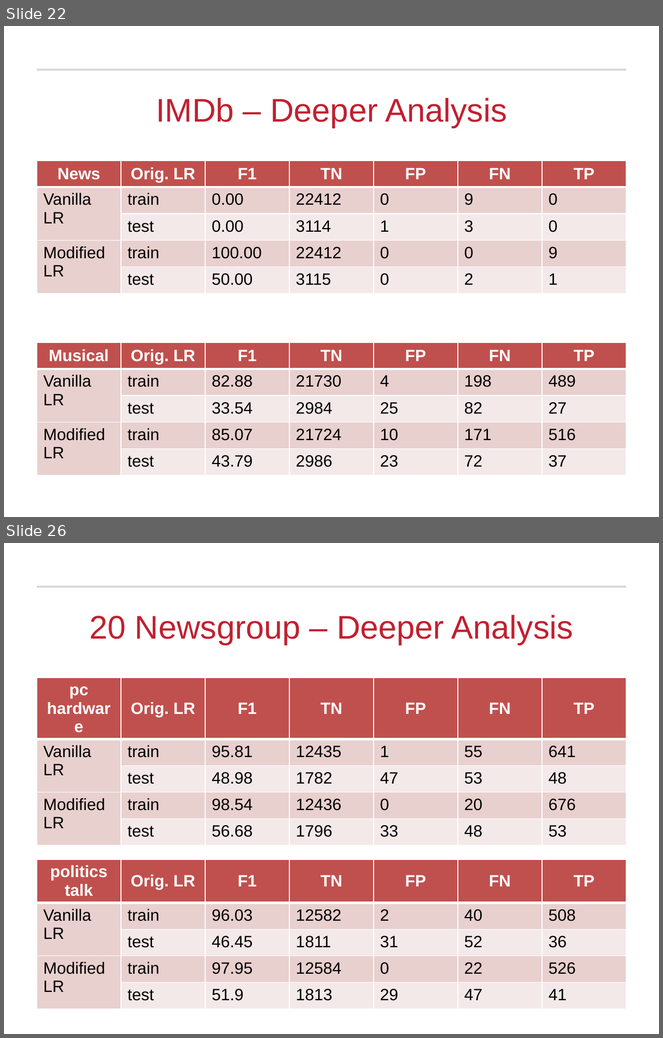
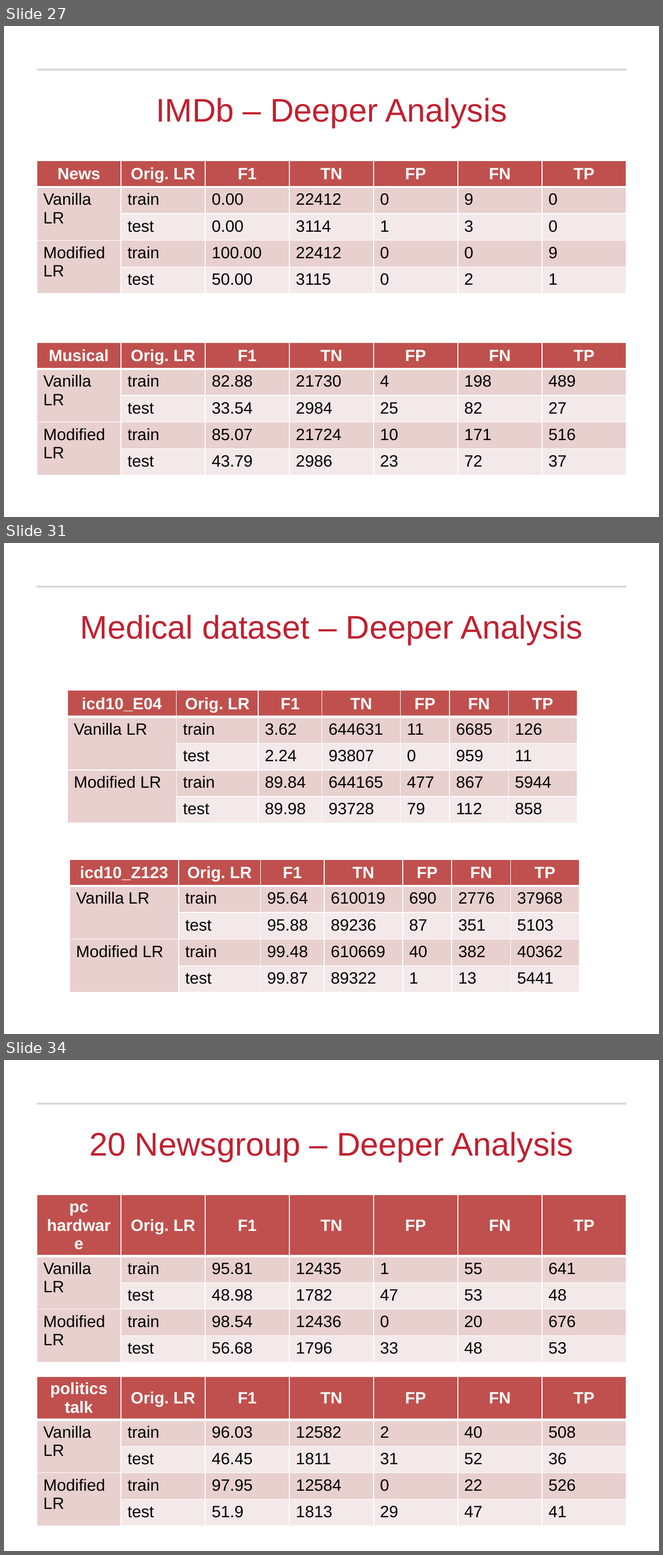
Before and after one commit to RamkishanPanthena/Thesis, a slide deck: defense.pptx. Shown one above the other, each under a label of ours: slides 22 and 26 before the commit, slides 27, 31 and 34 after it; the slides between them are not shown. The pictures are 663x1038 and 663x1555 pixels, drawn with LibreOffice and Linux fonts; fonts in the diff are those of the drawing; background and template pictures are left out. Boxes give left, top, right and bottom in pixels: in the first picture for what was removed or moved away, otherwise in the second. Text is boxed around its words. In the diff, an @@ line names an element or a change of style, - is before the commit and + after.

```diff
--- a/defense.pptx
+++ b/defense.pptx
@@ slide 31 added at (4,543,659,1034), background #FFFFFF; not listed: 1 template element that a slide beside it also shows @@
@@ title added at (80,615,582,645), 36 pt, text #C12030 @@
+Medical dataset – Deeper Analysis
@@ table added at (67,691,578,823), 5 rows, 7 columns @@
+icd10_E04 | Orig. LR | F1 | TN | FP | FN | TP
+Vanilla LR | train | 3.62 | 644631 | 11 | 6685 | 126
+ | test | 2.24 | 93807 | 0 | 959 | 11
+Modified LR | train | 89.84 | 644165 | 477 | 867 | 5944
+ | test | 89.98 | 93728 | 79 | 112 | 858
@@ table added at (70,860,580,992), 5 rows, 7 columns @@
+icd10_Z123 | Orig. LR | F1 | TN | FP | FN | TP
+Vanilla LR | train | 95.64 | 610019 | 690 | 2776 | 37968
+ | test | 95.88 | 89236 | 87 | 351 | 5103
+Modified LR | train | 99.48 | 610669 | 40 | 382 | 40362
+ | test | 99.87 | 89322 | 1 | 13 | 5441
@@ what was slide 22 is now slide 27 @@
@@ what was slide 26 is now slide 34 @@
```
Also in this commit, not shown: 16 slides changed, 9 other slides added, 1 slide removed.
